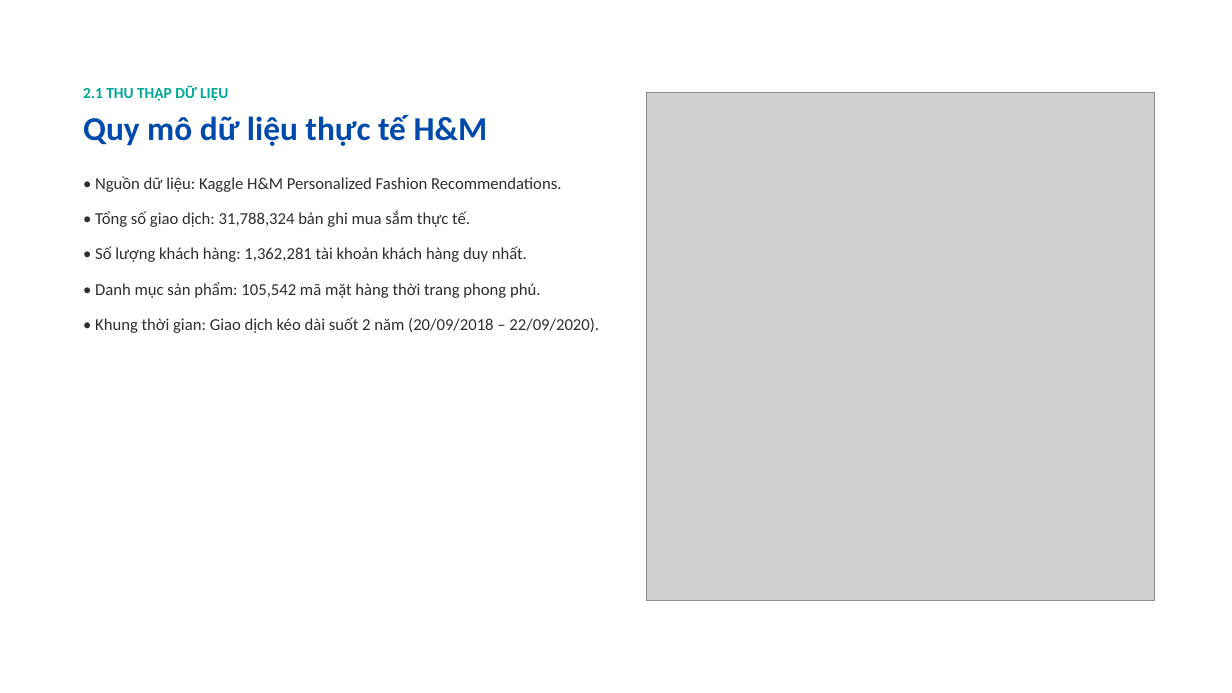
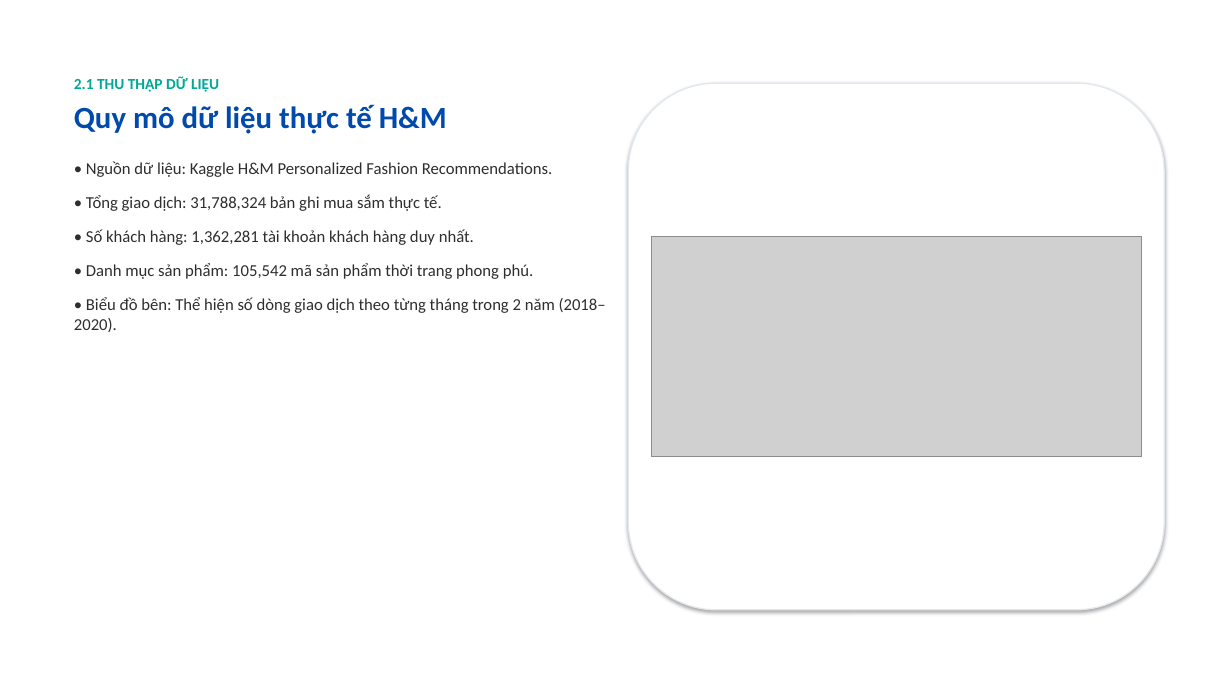
Before and after one commit to TminTtapcode/BTL_PTDL, a slide deck: slide 3 of docs/Slide_Thuyet_Trinh_HM_Modern_Minimal_16_Slides.pptx. Drawn at 1232x693 pixels with LibreOffice and Linux fonts; fonts in the diff are those of the drawing; grey boxes stand for pictures; background and template pictures are left out. Boxes give left, top, right and bottom in pixels: in the first picture for what was removed or moved away, otherwise in the second. Text is boxed around its words. In the diff, an @@ line names an element or a change of style, - is before the commit and + after.

Commit message:
docs: perfect 16-slide presentation with exact notebook figures, card containers and preserved aspect ratios

```diff
--- a/docs/Slide_Thuyet_Trinh_HM_Modern_Minimal_16_Slides.pptx
+++ b/docs/Slide_Thuyet_Trinh_HM_Modern_Minimal_16_Slides.pptx
@@ text "2.1 THU THẬP DỮ LIỆU" moved from (x1=83, y1=85, x2=599, y2=333) to (x1=74, y1=76, x2=606, y2=332) @@
@@ rounded rectangle added at (x1=628, y1=83, x2=1165, y2=610), fill #FFFFFF, outline #E2E8F0 1 pt @@
@@ text at (x1=74, y1=104, x2=552, y2=177): size 26 to 24 pt in "Quy mô dữ liệu thực tế H&M"; less space between paragraphs @@
@@ text at (x1=74, y1=195, x2=606, y2=332): text changed @@
-• Tổng số giao dịch: 31,788,324 bản ghi mua sắm thực tế.
-• Số lượng khách hàng: 1,362,281 tài khoản khách hàng duy nhất.
-• Danh mục sản phẩm: 105,542 mã mặt hàng thời trang phong phú.
-• Khung thời gian: Giao dịch kéo dài suốt 2 năm (20/09/2018 – 22/09/2020).
+• Tổng giao dịch: 31,788,324 bản ghi mua sắm thực tế.
+• Số khách hàng: 1,362,281 tài khoản khách hàng duy nhất.
+• Danh mục sản phẩm: 105,542 mã sản phẩm thời trang phong phú.
+• Biểu đồ bên: Thể hiện số dòng giao dịch theo từng tháng trong 2 năm (2018–2020).
@@ picture resized from (x1=647, y1=92, x2=1155, y2=601) to (x1=652, y1=237, x2=1141, y2=457) @@
```
Also in this commit, not shown: 13 other slides changed, 2 slides added, 2 slides removed.
